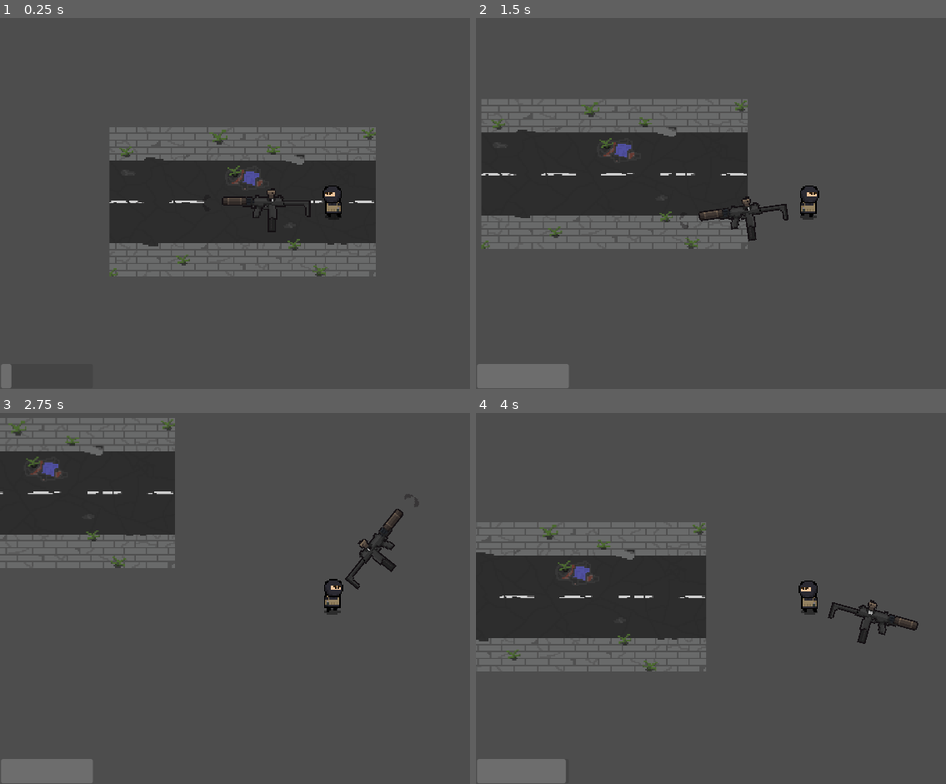
Above: before the commit, frames 1-4 (two rows, left to right).
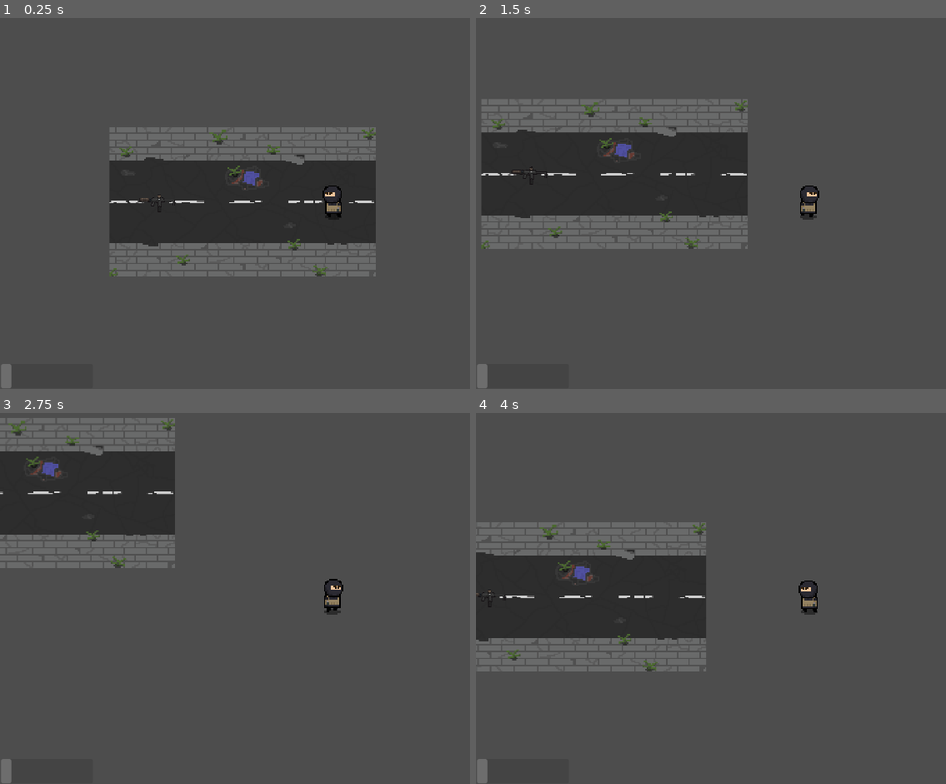
Above: after the commit, the same moments.

Repository: inaxartur/2D-Shooter-Looter
Game: Godot game, scene res://Scenes/map.tscn
Same seed, same stepped clock (60 frames per second), same inputs: the game is played once before the commit and once after it.
Inputs (mouse positions are in pixels of both pictures, inside the frame that each line leads up to):
- Up to frame 1 (0.25 s): no input
- Up to frame 2 (1.5 s): tap Enter at 0.5 s; move the mouse to (outside the picture) at 0.52 s; hold D (m_right) 0.53-1.28 s; hold Space (interact) 0.53-1.28 s; tap G (drop_item, bound only after the commit) at 0.8, 1.35 s; move the mouse to (673, 222) at 1.27 s; hold S (m_down) from 1.28 s (still down)
- Up to frame 3 (2.75 s): tap Space (interact) at 1.55 s; move the mouse to (399, 513) at 2.02 s; release S (m_down) at 2.03 s; hold D (m_right) from 2.03 s (still down); hold Space (interact) from 2.03 s (still down); tap G (drop_item, bound only after the commit) at 2.3 s
- Up to frame 4 (4 s): move the mouse to (776, 672) at 2.77 s; release D (m_right) at 2.78 s; release Space (interact) at 2.78 s; hold W (m_up) 2.78-3.53 s; click (776, 672) at 2.85 s; tap Space (interact) at 3.05 s; move the mouse to (outside the picture) at 3.52 s; hold A (m_left) from 3.53 s (still down); tap G (drop_item, bound only after the commit) at 3.6 s

The runs differ from the first frame. In frame 1, 0.3% of the frame differs, in the area x 30-67%, y 45-58%; in frame 2, 1.7%; in frame 3, 1.7%, in the area x 2-86%, y 25-100%; in frame 4, 1.7%.

Commit message:
Added in hand item and possibility to pickup and drop item

Diff:
--- a/Scenes/Weapons/mp9/mp9.tscn
+++ b/Scenes/Weapons/mp9/mp9.tscn
@@ -273,11 +273,12 @@
 [node name="AnimatedSprite2D" type="AnimatedSprite2D" parent="." unique_id=1456238264]
 texture_filter = 1
 texture_repeat = 1
-position = Vector2(-50, 0)
+position = Vector2(-18, 0)
+scale = Vector2(0.5, 0.5)
 sprite_frames = SubResource("SpriteFrames_3806b")
 animation = &"shoot"
-frame = 3
-frame_progress = 0.41541788
+frame = 4
+frame_progress = 1.0
 
 [node name="barrel" type="Marker2D" parent="." unique_id=1814937519]
 position = Vector2(-81, -1)
--- /dev/null
+++ b/Scenes/lying_item.tscn
@@ -0,0 +1,33 @@
+[gd_scene format=3 uid="uid://bucwpj2y4iai6"]
+
+[ext_resource type="Script" uid="uid://dwch5j7ss1wgs" path="res://lying_item.gd" id="1_38acs"]
+[ext_resource type="Texture2D" uid="uid://c6olw8glct1qt" path="res://Scenes/Weapons/mp9/Textures/MP9outline-Sheet-Shoot.png" id="2_5eh8d"]
+
+[sub_resource type="CircleShape2D" id="CircleShape2D_5eh8d"]
+
+[sub_resource type="AtlasTexture" id="AtlasTexture_twsvd"]
+atlas = ExtResource("2_5eh8d")
+region = Rect2(0, 0, 96, 96)
+
+[sub_resource type="SpriteFrames" id="SpriteFrames_43p4e"]
+animations = [{
+"frames": [{
+"duration": 1.0,
+"texture": SubResource("AtlasTexture_twsvd")
+}],
+"loop": false,
+"name": &"default",
+"speed": 5.0
+}]
+
+[node name="LyingItem" type="Area2D" unique_id=1507953637]
+script = ExtResource("1_38acs")
+
+[node name="PickupRange" type="CollisionShape2D" parent="." unique_id=243711856]
+shape = SubResource("CircleShape2D_5eh8d")
+
+[node name="AnimatedSprite2D" type="AnimatedSprite2D" parent="." unique_id=1349860051]
+texture_filter = 1
+texture_repeat = 1
+scale = Vector2(0.4, 0.4)
+sprite_frames = SubResource("SpriteFrames_43p4e")
--- a/Scenes/map.tscn
+++ b/Scenes/map.tscn
@@ -2,6 +2,7 @@
 
 [ext_resource type="PackedScene" uid="uid://ohik62rksh7k" path="res://Scenes/player.tscn" id="1_ci6au"]
 [ext_resource type="Texture2D" uid="uid://cygvxd2scxyv2" path="res://Sprites/Map.png" id="2_26yhd"]
+[ext_resource type="PackedScene" uid="uid://bucwpj2y4iai6" path="res://Scenes/lying_item.tscn" id="3_p3ir5"]
 
 [node name="Map" type="Node2D" unique_id=1528279705]
 
@@ -13,3 +14,6 @@
 texture_filter = 1
 texture_repeat = 1
 texture = ExtResource("2_26yhd")
+
+[node name="LyingItem" parent="." unique_id=1507953637 instance=ExtResource("3_p3ir5")]
+position = Vector2(-62, -1)
--- a/Scenes/player.tscn
+++ b/Scenes/player.tscn
@@ -2,7 +2,6 @@
 
 [ext_resource type="Script" uid="uid://biwi5ebyr26ok" path="res://Scripts/player.gd" id="1_cvnsp"]
 [ext_resource type="Texture2D" uid="uid://cnn1t7r0frl8t" path="res://Sprites/player-Sheet.png" id="1_v0iea"]
-[ext_resource type="PackedScene" uid="uid://ds3f0y82pv0eq" path="res://Scenes/Weapons/mp9/mp9.tscn" id="4_fkybt"]
 [ext_resource type="Script" uid="uid://dverrybln4way" path="res://Scripts/ammo_bar.gd" id="4_vgqql"]
 
 [sub_resource type="CircleShape2D" id="CircleShape2D_cvnsp"]
@@ -97,6 +96,9 @@
 "speed": 17.5
 }]
 
+[sub_resource type="CircleShape2D" id="CircleShape2D_6t5aa"]
+radius = 12.0
+
 [node name="Player" type="CharacterBody2D" unique_id=190026731]
 motion_mode = 1
 script = ExtResource("1_cvnsp")
@@ -134,5 +136,11 @@
 show_percentage = false
 script = ExtResource("4_vgqql")
 
-[node name="weapon_mp9" parent="." unique_id=1373003805 instance=ExtResource("4_fkybt")]
-position = Vector2(0, 1)
+[node name="PickupArea" type="Area2D" parent="." unique_id=1964121416]
+
+[node name="PickupShape" type="CollisionShape2D" parent="PickupArea" unique_id=1234211245]
+shape = SubResource("CircleShape2D_6t5aa")
+debug_color = Color(0.56335425, 0.5403773, 0.4065651, 0.41960785)
+
+[connection signal="area_entered" from="PickupArea" to="." method="_on_pickup_area_area_entered"]
+[connection signal="area_exited" from="PickupArea" to="." method="_on_pickup_area_area_exited"]
--- a/Scripts/player.gd
+++ b/Scripts/player.gd
@@ -5,7 +5,7 @@
 var debugIter : int = 0
 
 ### export
-@export var inHandItem : Node2D # still in implementation
+@export var inHandItem : PackedScene # still in implementation
 
 ### onready
 @onready var SpriteAnimator : AnimatedSprite2D = $AnimatedSprite2D
@@ -14,12 +14,23 @@
 var directionHorizontal : float
 var directionVertical : float
 
+## TEMPORARY TO CHANGE
+var isItemInHand : bool = false
+var isInteractionPossible : bool = false
+var currentArea2DInRange : Area2D = null
+var mp9
+var itemInHand : Node2D
+
+## const
 const SPEED := 100.0
 
 
 func _physics_process(delta: float) -> void:
 	playerMoveInput()
 	move_and_slide()
+	playerInputInteraction()
+	interactionPossible()
+
 	if(isDebug):
 		debug()
 
@@ -39,6 +50,23 @@
 		velocity.y = move_toward(velocity.y, 0, SPEED)
 		SpriteAnimator.play("Idle")
 
+func playerInputInteraction() -> void:
+	if(Input.is_action_just_pressed("drop_item") && isItemInHand):
+		itemInHand.drop()
+		itemInHand.free()
+		isItemInHand = false
+		print("Dropping itema")
+
+
+func interactionPossible() -> void:
+	if(isInteractionPossible):
+		print("interatction possible")
+		pickupItem()
+
+func inHandItemSetter(item: Lying_Item) -> void:
+	item = Lying_Item.new()
+	item.getItem()
+
 func debug() -> void:
 	debugIter += 1
 	if(debugIter > 4):
@@ -46,3 +74,23 @@
 		print("direcHor: ", directionHorizontal)
 		print("direcVer: ", directionVertical)
 		debugIter = 0
+
+func pickupItem() -> void:
+	if (currentArea2DInRange.has_method("getItem") && Input.is_action_pressed("interact")):
+		mp9 = currentArea2DInRange.getItem().instantiate()
+		add_child(mp9)
+		mp9.position = Vector2.DOWN
+		currentArea2DInRange.free()
+		itemInHand = mp9
+		isItemInHand = true
+		isInteractionPossible = false
+		currentArea2DInRange = null
+
+func _on_pickup_area_area_entered(area: Area2D) -> void:
+	isInteractionPossible = true
+	currentArea2DInRange = area
+
+
+func _on_pickup_area_area_exited(area: Area2D) -> void:
+	isInteractionPossible = false
+	currentArea2DInRange = null
--- a/Scripts/weapon.gd
+++ b/Scripts/weapon.gd
@@ -13,6 +13,9 @@
 @export var reloadTimer : Timer
 @export var shootTimer : Timer
 @export var barrelPos : Marker2D
+
+var droppedItem : PackedScene = load("res://Scenes/lying_item.tscn")
+var droppedItemNode : Node2D
 
 ### var
 var isShooting : bool = false
@@ -72,6 +75,11 @@
 	else:
 		animator.flip_v = true
 
+func drop() -> void:
+	droppedItemNode = droppedItem.instantiate()
+	get_parent().get_parent().add_child(droppedItemNode)
+	droppedItemNode.global_position = get_parent().global_position
+
 func setShootTimerTime() -> float: ## UNUSED
 	print(rpm/600)
 	return rpm / 6000
--- /dev/null
+++ b/item.gd
@@ -0,0 +1,14 @@
+extends Node2D
+
+var WhoPickedUp : Node2D
+
+# Called when the node enters the scene tree for the first time.
+func _ready() -> void:
+	WhoPickedUp = get_parent()
+	print(WhoPickedUp)
+
+
+# Called every frame. 'delta' is the elapsed time since the previous frame.
+func _process(delta: float) -> void:
+	#global_position = WhoPickedUp.global_position
+	pass
--- /dev/null
+++ b/item.tscn
@@ -0,0 +1,46 @@
+[gd_scene format=3 uid="uid://bmxtfojq1wmqr"]
+
+[ext_resource type="Texture2D" uid="uid://c6olw8glct1qt" path="res://Scenes/Weapons/mp9/Textures/MP9outline-Sheet-Shoot.png" id="1_tnite"]
+[ext_resource type="Script" uid="uid://c13vsrrag47u0" path="res://item.gd" id="1_ttk8k"]
+
+[sub_resource type="AtlasTexture" id="AtlasTexture_ttk8k"]
+atlas = ExtResource("1_tnite")
+region = Rect2(0, 0, 96, 96)
+
+[sub_resource type="AtlasTexture" id="AtlasTexture_kg5e7"]
+atlas = ExtResource("1_tnite")
+region = Rect2(96, 0, 96, 96)
+
+[sub_resource type="AtlasTexture" id="AtlasTexture_ys7tt"]
+atlas = ExtResource("1_tnite")
+region = Rect2(192, 0, 96, 96)
+
+[sub_resource type="AtlasTexture" id="AtlasTexture_unjj8"]
+atlas = ExtResource("1_tnite")
+region = Rect2(288, 0, 96, 96)
+
+[sub_resource type="SpriteFrames" id="SpriteFrames_7u88n"]
+animations = [{
+"frames": [{
+"duration": 1.0,
+"texture": SubResource("AtlasTexture_ttk8k")
+}, {
+"duration": 1.0,
+"texture": SubResource("AtlasTexture_kg5e7")
+}, {
+"duration": 1.0,
+"texture": SubResource("AtlasTexture_ys7tt")
+}, {
+"duration": 1.0,
+"texture": SubResource("AtlasTexture_unjj8")
+}],
+"loop": true,
+"name": &"default",
+"speed": 10.0
+}]
+
+[node name="Node2D" type="Node2D" unique_id=532679590]
+script = ExtResource("1_ttk8k")
+
+[node name="AnimatedSprite2D" type="AnimatedSprite2D" parent="." unique_id=857039477]
+sprite_frames = SubResource("SpriteFrames_7u88n")
--- /dev/null
+++ b/lying_item.gd
@@ -0,0 +1,8 @@
+extends Area2D
+class_name Lying_Item
+
+var SceneMP9 := load("res://Scenes/Weapons/mp9/mp9.tscn")
+
+func getItem() -> PackedScene:
+	print("I was picked up!")
+	return SceneMP9
--- a/project.godot
+++ b/project.godot
@@ -73,6 +73,11 @@
 "events": [Object(InputEventKey,"resource_local_to_scene":false,"resource_name":"","device":-1,"window_id":0,"alt_press …(192 unchanged characters)…
 ]
 }
+drop_item={
+"deadzone": 0.2,
+"events": [Object(InputEventKey,"resource_local_to_scene":false,"resource_name":"","device":-1,"window_id":0,"alt_pressed":false,"shift_pressed":false,"ctrl_pressed":false,"meta_pressed":false,"pressed":false,"keycode":0,"physical_keycode":71,"key_label":0,"unicode":103,"location":0,"echo":false,"script":null)
+]
+}
 
 [physics]
 
Not shown, added: item.gd.uid
Not shown, added: lying_item.gd.uid
